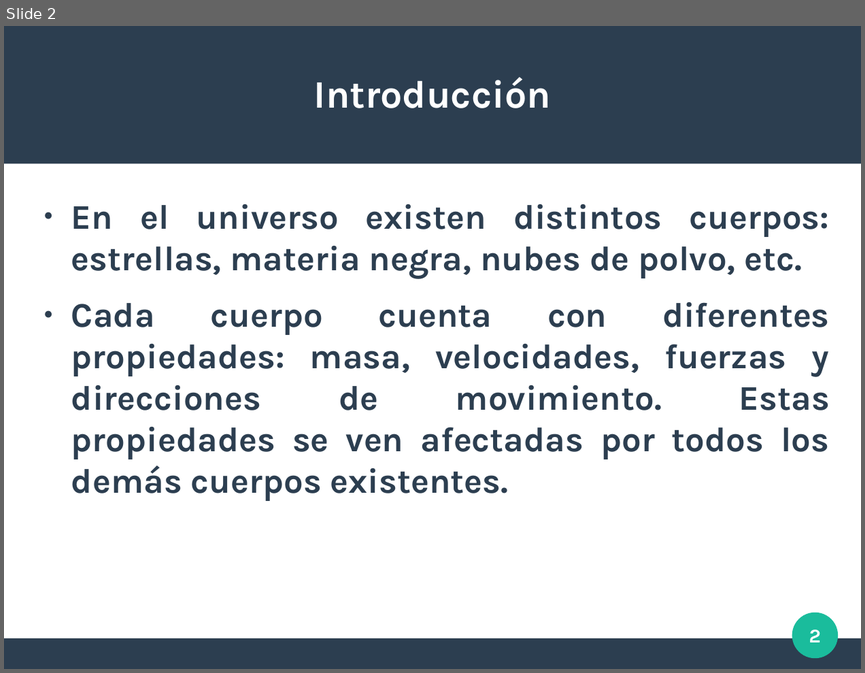
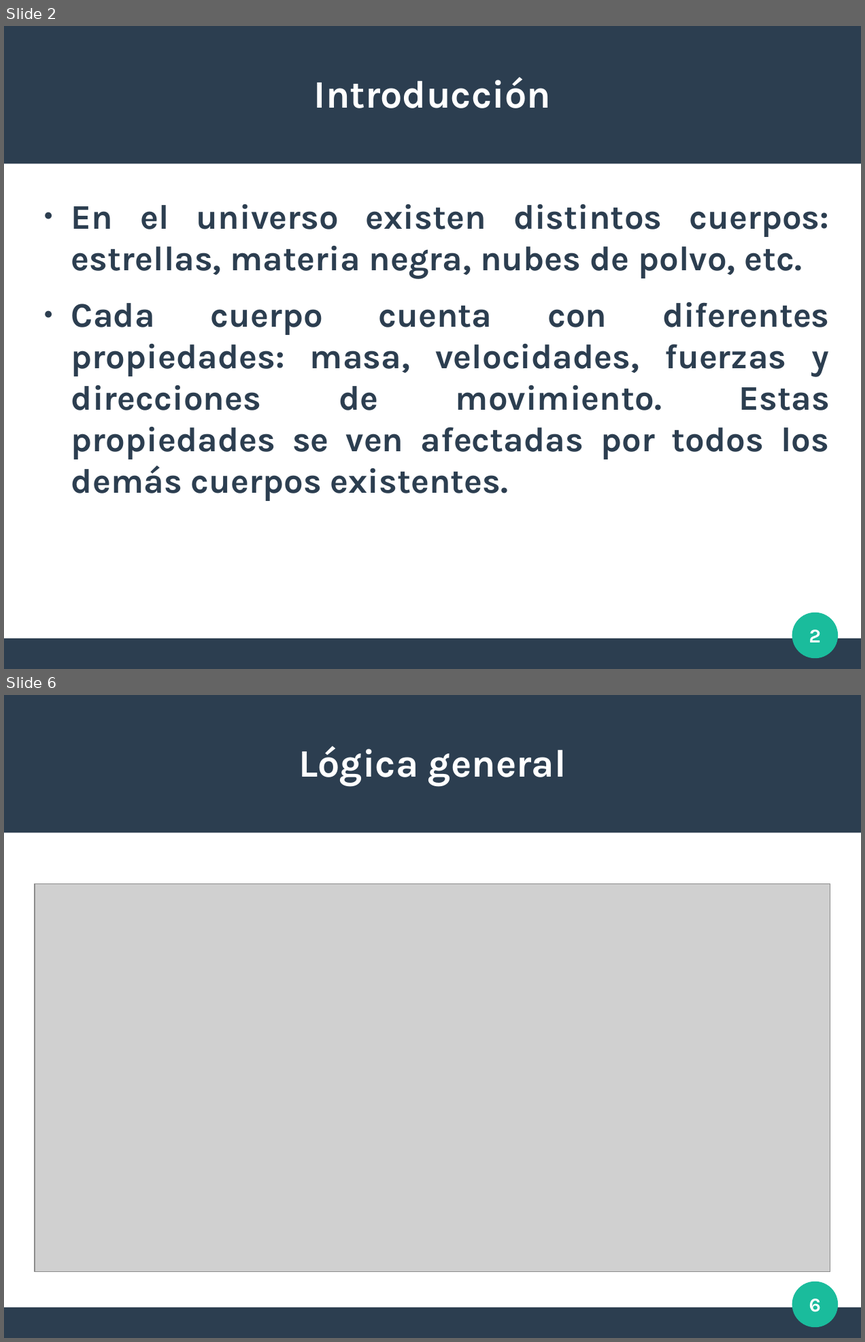
Before and after one commit to javier-a-agustin/tp-final-Introduccion-a-la-Concurrencia-2020, a slide deck: presentacion.odp. Shown one above the other, each under a label of ours: slide 2 before the commit, slides 2 and 6 after it; the slides between them are not shown. The pictures are 865x673 and 865x1342 pixels, drawn with LibreOffice and Linux fonts; fonts in the diff are those of the drawing; grey boxes stand for pictures. Boxes give left, top, right and bottom in pixels: in the first picture for what was removed or moved away, otherwise in the second. Text is boxed around its words. In the diff, an @@ line names an element or a change of style, - is before the commit and + after.

```diff
--- a/presentacion.odp
+++ b/presentacion.odp
@@ slide 6 added at (4, 695, 861, 1338), background #FFFFFF; not listed: 3 template elements that a slide beside it also shows @@
@@ title added at (298, 746, 566, 786), 36 pt, text #FFFFFF, bold @@
+Lógica general
@@ picture added at (35, 884, 830, 1271) @@
@@ page number added at (809, 1298, 821, 1312), 18 pt, text #FFFFFF, bold @@
+6
```
Also in this commit, not shown: 2 slides changed, 2 other slides added, 1 slide removed, 1 other file.
